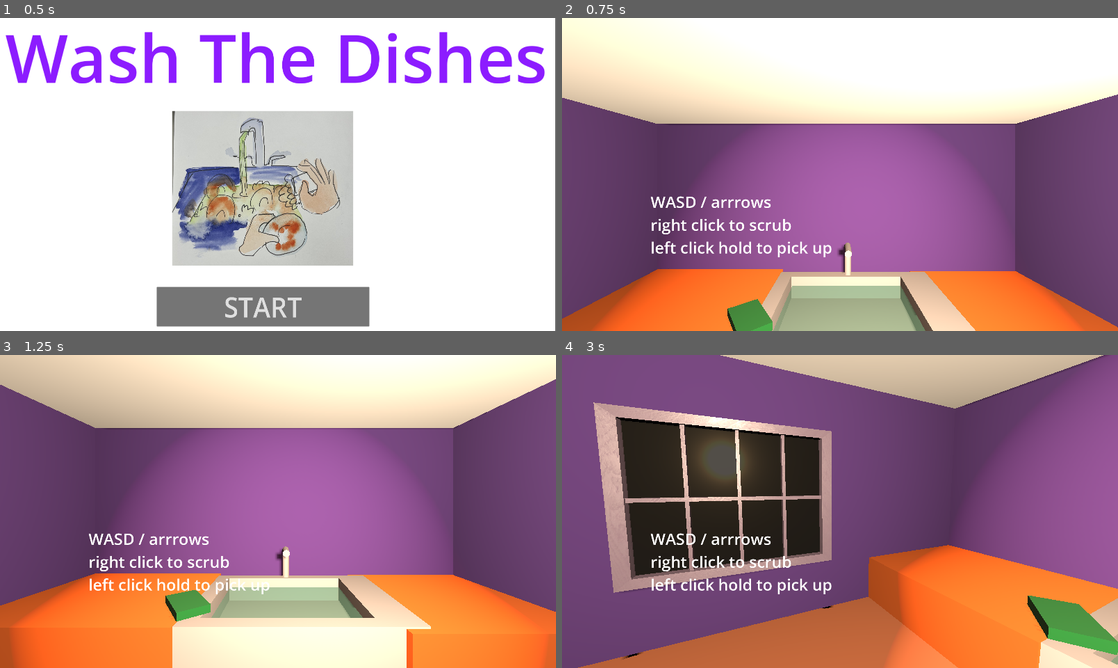
Above: before the commit, frames 1-4 (two rows, left to right).
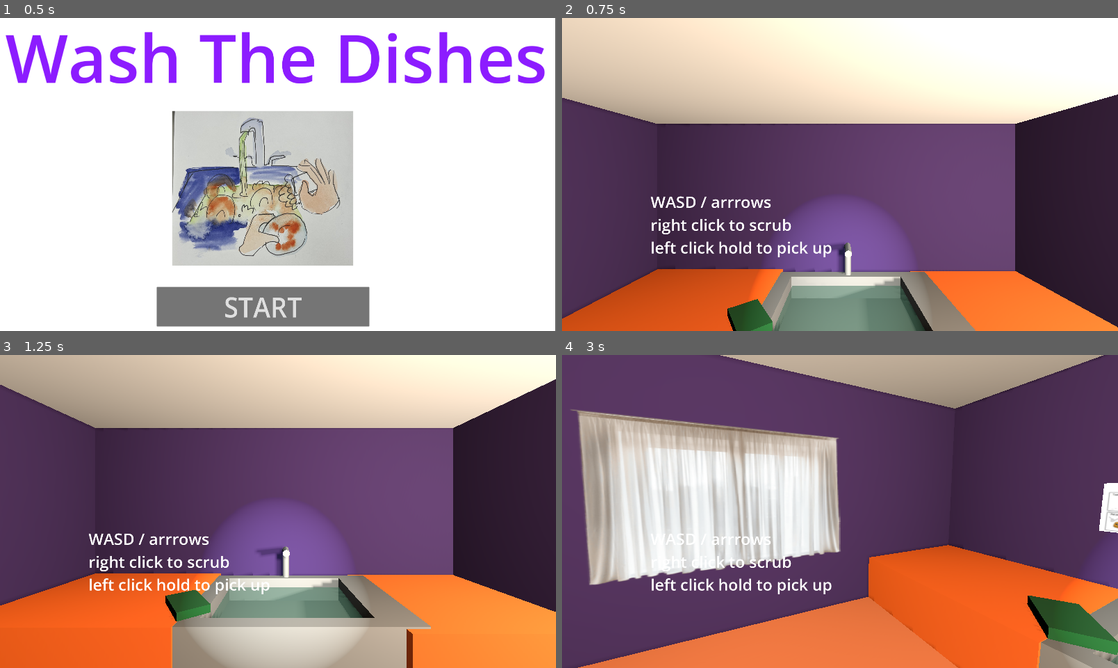
Above: after the commit, the same moments.

Repository: AKM372/STAR-Scholars-Project-2026
Game: Godot game, scene res://main_menu.tscn
Two runs of this game, one before a commit and one after it. Both use one fixed random seed, a clock stepped at 60 frames per second and the inputs below. Video files are missing from this copy of the repository; at most half a second of black plays in their place. Sound files missing from this copy of the repository are replaced by a short silence.
Inputs (mouse positions are in pixels of both pictures, inside the frame that each line leads up to):
- Up to frame 1 (0.5 s): no input
- Up to frame 2 (0.75 s): click "START" at 0.5 s
- Up to frame 3 (1.25 s): no input
- Up to frame 4 (3 s): tap Enter at 1.25, 2, 2.75 s; move the mouse to (962, 495) at 1.27 s; hold Right (right) 1.28-2.03 s; hold T (testing) 1.28-2.03 s; click (962, 495) at 1.42 s; move the mouse to (812, 511) at 2.02 s; hold Up (forward) from 2.03 s (still down); click (812, 511) at 2.1 s; tap T (testing) at 2.3 s; move the mouse to (851, 505) at 2.77 s; hold Right mouse button (scrub) from 2.78 s (still down)

Frame 1 is identical in both runs. In frame 2, 68% of the frame differs, in the area x 0-100%, y 0-100%; in frame 3, 71%; in frame 4, 81%.

Commit message:
Curtains and Posters
I've been struggling with what to do with the windows. I haven't gotten rid of them quite yet, but I've replaced them with some curtains (with changed lighting) instead. I made another glitch which spawns a poster/image of people washing dishes well and smiling or posters on how to wash dishes. this is like a visual version of the voicelines.

Diff:
--- a/player.gd
+++ b/player.gd
@@ -136,7 +136,7 @@
 		scrub_progress = 0.0
 
 	if event.is_action_pressed('testing'):
-		_blackout_and_drop()
+		world._spawn_poster()
 		print('testing')
 
 func _physics_process(delta: float) -> void:
@@ -241,7 +241,7 @@
 	var random_float = randf()
 
 	if random_float < 0.55:
-
+		world._spawn_poster()
 		print('1')
 	elif random_float < 0.75:
 		if pickedObject and pickedObject.has_method("break_plate"):
--- a/world.gd
+++ b/world.gd
@@ -3,6 +3,9 @@
 @export var plate: PackedScene
 @onready var plate_markers: Node3D = $PlateMarkers
 var spawn_points: Array[Node3D] = []
+var posters: Array[Node3D] = []
+@onready var Posters: Node = $Room/Posters
+
 
 var plates_cleaned := 0
 @onready var instructions: Label = $CanvasLayer/Instructions
@@ -27,6 +30,10 @@
 	for child in $SFXDialouge.get_children():
 		if child is AudioStreamPlayer3D:
 			players.append(child)
+
+	for poster in Posters.get_children():
+		posters.append(poster)
+		poster.visible = false
 
 	#3 seconds of silence for the instructions
 	await get_tree().create_timer(3.0).timeout
@@ -101,3 +108,12 @@
 
 func _on_timeout() -> void:
 	play_random_sfx()
+
+func _spawn_poster():
+	var poster
+	if posters.size() > 0:
+		poster = posters[0]
+		poster.visible = true
+		posters.pop_front()
+	else:
+		return
--- a/world.tscn
+++ b/world.tscn
@@ -17,12 +17,19 @@
 [ext_resource type="Texture2D" uid="uid://c2ujyy8a7ey3c" path="res://assets/Faucet_running1.png" id="10_wjb0r"]
 [ext_resource type="Texture2D" uid="uid://bsd1iypcxu3kh" path="res://assets/textures/SM_window_M_Window_Pane_BaseColor.png" id="11_2u3nc"]
 [ext_resource type="Texture2D" uid="uid://c6vm1kpjj7j6a" path="res://assets/Faucet_running2.png" id="11_mc2jv"]
+[ext_resource type="Texture2D" uid="uid://dxrmm7bsgxiqi" path="res://assets/HowToPoster.jpg" id="12_mc2jv"]
 [ext_resource type="Texture2D" uid="uid://b1dyqjl2lrehf" path="res://assets/textures/SM_window_M_Window_Pane_Metallic.png" id="12_udxuc"]
+[ext_resource type="Texture2D" uid="uid://cvmw2v53luyy5" path="res://assets/CartoonHowTo.jpg" id="13_bo7i5"]
 [ext_resource type="Texture2D" uid="uid://dtw5qi3s0ywch" path="res://assets/textures/SM_window_M_Window_Pane_Normal.png" id="13_ikiii"]
 [ext_resource type="Texture2D" uid="uid://b71unvovm2i8k" path="res://assets/textures/SM_window_M_Window_Pane_Roughness.png" id="14_cbp6q"]
+[ext_resource type="Texture2D" uid="uid://c8neccb2u203l" path="res://assets/HowToPerson.jpg" id="14_qktwf"]
 [ext_resource type="Material" uid="uid://c6o5ph3dvv6so" path="res://M_Window_Frame.tres" id="15_26xuy"]
+[ext_resource type="Texture2D" uid="uid://b4ack4yuf764w" path="res://assets/HowToPerson2.jpg" id="15_bh8nc"]
+[ext_resource type="Texture2D" uid="uid://m6jv51vdn6v0" path="res://assets/HowToPerson3.jpg" id="16_jjr1n"]
+[ext_resource type="Texture2D" uid="uid://dra4rkphyl2dn" path="res://assets/DontWashThemselves.jpg" id="17_gggvi"]
 [ext_resource type="VideoStream" uid="uid://bfhxy2o0rkgg2" path="res://sfx/Videos/People Walking Free Stock Footage, Royalty-Free No Copyright Content-converted.ogv" id="19_26xuy"]
 [ext_resource type="VideoStream" uid="uid://dlt4n1devyq35" path="res://sfx/Videos/People Walking Past the Camera - Free Stock Footage For Commercial Projects-converted.ogv" id="20_bc84e"]
+[ext_resource type="Texture2D" uid="uid://hyfewji6wxj5" path="res://assets/Curtain.png" id="23_wjb0r"]
 
 [sub_resource type="BoxShape3D" id="BoxShape3D_gv5m4"]
 
@@ -189,7 +196,7 @@
 collision_mask = 3
 
 [node name="WallMesh" parent="Room/Walls/Wall4" index="0" unique_id=1361700596]
-transform = Transform3D(-4.371139e-08, 0, 6, 0, 3, 0, -1, 0, -2.6226832e-07, 1.10690756e-07, 1.2, 2.532309)
+transform = Transform3D(-4.3659167e-08, 0, 5.992832, 0, 2.996416, 0, -0.99880534, 0, -2.61955e-07, 1.10690756e-07, 1.2, 2.532309)
 
 [node name="CollisionShape3D" parent="Room/Walls/Wall4" index="1" unique_id=111759479]
 transform = Transform3D(-4.371139e-08, 0, 6, 0, 3, 0, -1, 0, -2.6226832e-07, 1.10690756e-07, 1.2, 2.532309)
@@ -281,17 +288,43 @@
 sprite_frames = SubResource("SpriteFrames_554ww")
 animation = &"sink_running"
 
+[node name="Posters" type="Node" parent="Room" unique_id=571213632]
+
+[node name="HowToPoster" type="Sprite3D" parent="Room/Posters" unique_id=1159944115]
+transform = Transform3D(0.225, 0, 0, 0, 0.225, 0, 0, 0, 0.225, 1.155971, 1.162605, -3.5746946)
+texture = ExtResource("12_mc2jv")
+
+[node name="HowToPoster2" type="Sprite3D" parent="Room/Posters" unique_id=1873194923]
+transform = Transform3D(0.225, 0, 0, 0, 0.225, 0, 0, 0, 0.225, -0.7575357, 1.162605, -3.5746946)
+texture = ExtResource("13_bo7i5")
+
+[node name="HowToPoster3" type="Sprite3D" parent="Room/Posters" unique_id=1921369126]
+transform = Transform3D(0.06, 0, 0, 0, 0.06, 0, 0, 0, 0.06, -1.9139724, 1.6445608, -3.5746946)
+texture = ExtResource("14_qktwf")
+
+[node name="HowToPoster4" type="Sprite3D" parent="Room/Posters" unique_id=1602693318]
+transform = Transform3D(0.06, 0, 0, 0, 0.06, 0, 0, 0, 0.06, -1.6096475, 1.4268141, -3.5746946)
+texture = ExtResource("15_bh8nc")
+
+[node name="HowToPoster5" type="Sprite3D" parent="Room/Posters" unique_id=1329573491]
+transform = Transform3D(0.09, 0, 0, 0, 0.09, 0, 0, 0, 0.09, 0.21376193, 1.5684638, -3.6074467)
+texture = ExtResource("16_jjr1n")
+
+[node name="HowToPoster6" type="Sprite3D" parent="Room/Posters" unique_id=1305673364]
+transform = Transform3D(0.07, 0, 0, 0, 0.07, 0, 0, 0, 0.07, -0.5136875, 1.7760549, -3.605332)
+texture = ExtResource("17_gggvi")
+
 [node name="PlateMarkers" type="Node3D" parent="." unique_id=422454012]
 transform = Transform3D(1, 0, 0, 0, 1, 0, 0, 0, 1, 1.0170703, -0.0038790703, 2.8855433)
 
 [node name="Marker3D" type="Marker3D" parent="PlateMarkers" unique_id=428807202]
-transform = Transform3D(1, 0, 0, 0, 1, 0, 0, 0, 1, -1.5955182, 0.783, -5.5134516)
+transform = Transform3D(1, 0, 0, 0, 1, 0, 0, 0, 1, -1.5955182, 0.783, -5.7264857)
 
 [node name="Marker3D2" type="Marker3D" parent="PlateMarkers" unique_id=507462027]
-transform = Transform3D(1, 0, 0, 0, 1, 0, 0, 0, 1, -1.0845182, 1.295, -5.4249163)
+transform = Transform3D(1, 0, 0, 0, 1, 0, 0, 0, 1, -1.0845182, 1.295, -5.436671)
 
 [node name="Marker3D3" type="Marker3D" parent="PlateMarkers" unique_id=856997436]
-transform = Transform3D(1, 0, 0, 0, 1, 0, 0, 0, 1, -0.2775182, 0.783, -5.3703074)
+transform = Transform3D(1, 0, 0, 0, 1, 0, 0, 0, 1, -0.2775182, 0.783, -5.633334)
 
 [node name="CanvasLayer" type="CanvasLayer" parent="." unique_id=154761196]
 
@@ -320,7 +353,7 @@
 
 [node name="SpotLight3D" type="SpotLight3D" parent="." unique_id=290487916]
 transform = Transform3D(1, 0, 0, 0, 0.90439856, 0.42668876, 0, -0.42668876, 0.90439856, -0.009392075, 3.372337, 2.9848433)
-light_color = Color(1, 0.76162654, 0.6663052, 1)
+light_color = Color(0.7199216, 0.84519947, 0.9149443, 1)
 light_energy = 2.788
 light_indirect_energy = 12.011
 light_volumetric_fog_energy = 4.345
@@ -329,14 +362,15 @@
 shadow_bias = 2.927
 shadow_normal_bias = 8.29
 shadow_blur = 3.864
-spot_range = 4096.0
-spot_angle = 22.742197
+spot_range = 880.064
+spot_angle = 10.15599
 
 [node name="OmniLight3D" type="OmniLight3D" parent="." unique_id=1376735963]
 transform = Transform3D(1, 0, 0, 0, 1, 0, 0, 0, 1, 0.81107783, 2.0230746, 0.018447042)
 light_color = Color(1, 0.8980392, 0.76862746, 1)
-light_energy = 9.122
-light_indirect_energy = 10.271
+light_energy = 1.691
+light_indirect_energy = 9.437
+light_specular = 0.75
 shadow_enabled = true
 omni_range = 9.394414
 
@@ -353,6 +387,7 @@
 
 [node name="Window1Mesh" type="MeshInstance3D" parent="Windows" unique_id=1174758012]
 transform = Transform3D(-1.5298985e-09, 0, 0.04, 0, 0.04, 0, -0.035, 0, -1.7484555e-09, -2.934766, 1.2437148, -0.22677468)
+visible = false
 mesh = ExtResource("10_hiqwa")
 surface_material_override/0 = SubResource("StandardMaterial3D_554ww")
 surface_material_override/1 = ExtResource("15_26xuy")
@@ -363,6 +398,7 @@
 
 [node name="Window1" type="MeshInstance3D" parent="Windows" unique_id=988862274]
 transform = Transform3D(-4.3455344e-08, 1, 0, 4.3455344e-08, 1.9106855e-15, -0.74737626, -0.99414253, -4.371139e-08, -3.2668858e-08, -2.9301708, 1.2609345, -0.27417508)
+visible = false
 mesh = SubResource("PlaneMesh_554ww")
 skeleton = NodePath("../..")
 surface_material_override/0 = SubResource("StandardMaterial3D_ulpex")
@@ -383,6 +419,7 @@
 
 [node name="Window2" type="MeshInstance3D" parent="Windows" unique_id=591642030]
 transform = Transform3D(-4.858495e-08, -0.99999994, 3.2878216e-08, 0, -4.3711385e-08, -0.75216585, 1.1114943, -4.3711385e-08, 1.4371525e-15, 2.7745721, 1.2790824, -0.052156854)
+visible = false
 mesh = SubResource("PlaneMesh_554ww")
 skeleton = NodePath("../..")
 surface_material_override/0 = SubResource("StandardMaterial3D_gbfbk")
@@ -403,6 +440,7 @@
 
 [node name="Window2Mesh" type="MeshInstance3D" parent="Windows" unique_id=1196769414]
 transform = Transform3D(-1.5298985e-09, 0, -0.04, 0, 0.04, 0, 0.035, 0, -1.7484555e-09, 2.7617586, 1.25834, -0.041677117)
+visible = false
 mesh = ExtResource("10_hiqwa")
 surface_material_override/0 = SubResource("StandardMaterial3D_554ww")
 surface_material_override/1 = ExtResource("15_26xuy")
@@ -411,6 +449,36 @@
 surface_material_override/4 = ExtResource("15_26xuy")
 surface_material_override/5 = ExtResource("15_26xuy")
 
+[node name="Curtain" type="Sprite3D" parent="Windows" unique_id=1661759245]
+transform = Transform3D(-1.639177e-08, 0, 0.375, 0, 0.227, 0, -0.375, 0, -1.639177e-08, -2.7805207, 1.2787004, -0.20827675)
+gi_mode = 2
+gi_lightmap_texel_scale = 5.06
+texture = ExtResource("23_wjb0r")
+
+[node name="Curtain2" type="Sprite3D" parent="Windows" unique_id=1644292275]
+transform = Transform3D(-1.639177e-08, 0, 0.375, 0, 0.227, 0, -0.375, 0, -1.639177e-08, 2.8316867, 1.2787004, -0.20827699)
+gi_mode = 2
+gi_lightmap_texel_scale = 5.06
+texture = ExtResource("23_wjb0r")
+
+[node name="AreaLight3D" type="OmniLight3D" parent="Windows" unique_id=81235164]
+transform = Transform3D(-5.7459197e-08, 0, -1, 0, 1, 0, 1.3145132, 0, -4.371139e-08, 3.5744944, 1.1696146, -0.19704622)
+light_color = Color(0.9999997, 0.93881637, 0.88511515, 1)
+light_energy = 1.228
+light_indirect_energy = 8.583
+light_specular = 2.365
+shadow_enabled = true
+omni_range = 11.021
+
+[node name="AreaLight3D2" type="OmniLight3D" parent="Windows" unique_id=862453213]
+transform = Transform3D(-5.7459197e-08, 0, -1, 0, 1, 0, 1.3145132, 0, -4.371139e-08, -3.0497322, 1.1696146, -0.1970465)
+light_color = Color(0.9999997, 0.93881637, 0.88511515, 1)
+light_energy = 0.015
+light_indirect_energy = 12.602
+light_specular = 4.034
+shadow_enabled = true
+omni_range = 11.021
+
 [node name="sponge" parent="." unique_id=1187282305 instance=ExtResource("3_aqk2v")]
 transform = Transform3D(-0.80483466, 0, -0.59349906, 0, 1, 0, 0.59349906, 0, -0.80483466, -0.9231764, 0.4183975, -2.2716978)
 
Binary file added: assets/CartoonHowTo.jpg
Not shown, added: assets/CartoonHowTo.jpg.import
Binary file added: assets/Curtain.png
Not shown, added: assets/Curtain.png.import
Binary file added: assets/DontWashThemselves.jpg
Not shown, added: assets/DontWashThemselves.jpg.import
Binary file added: assets/HowToPerson.jpg
Not shown, added: assets/HowToPerson.jpg.import
Binary file added: assets/HowToPerson2.jpg
Not shown, added: assets/HowToPerson2.jpg.import
Binary file added: assets/HowToPerson3.jpg
Not shown, added: assets/HowToPerson3.jpg.import
(and 2 more such lines)
